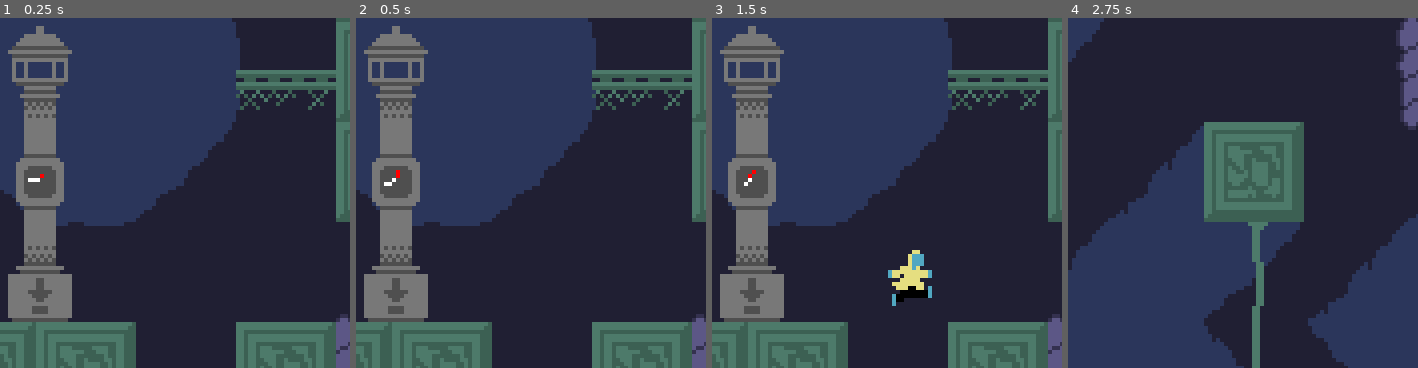
Above: before the commit, frames 1-4 (left to right).
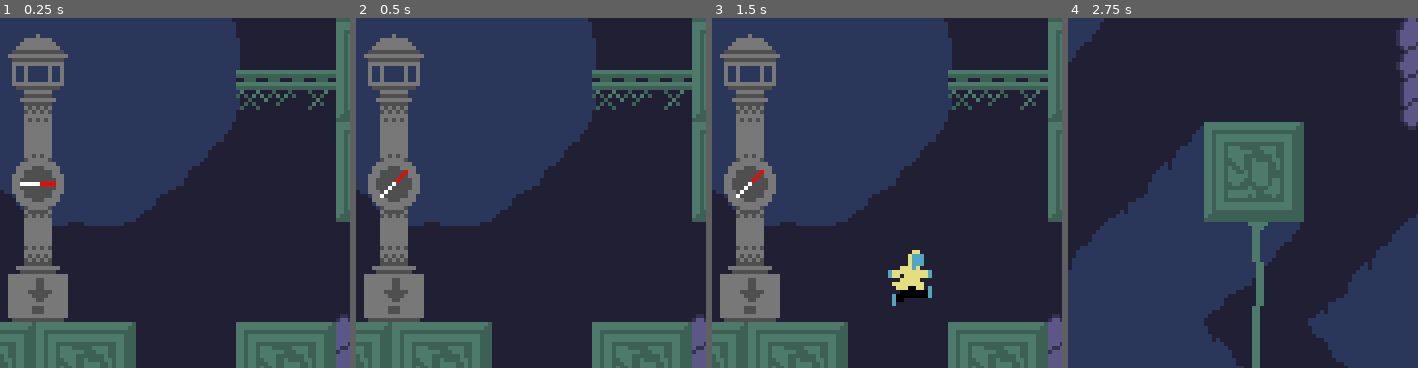
Above: after the commit, the same moments.

Repository: tabrasel/Glowkeeper
Game: Godot game, scene res://scenes/game.tscn
Same seed, same stepped clock (60 frames per second), same inputs: the game is played once before the commit and once after it.
Inputs:
- Up to frame 1 (0.25 s): no input
- Up to frame 2 (0.5 s): no input
- Up to frame 3 (1.5 s): hold Right (ui_right) 0.53-1.28 s; tap Z (jump) at 0.77 s; hold Down (ui_down) from 1.28 s (still down)
- Up to frame 4 (2.75 s): tap Z (jump) at 1.52 s; release Down (ui_down) at 2.03 s; hold Right (ui_right) from 2.03 s (still down)
The pictures show only the part of the screen within x 38-88%, y 42-92%; the shares and areas given below are measured in that part.

The runs differ from the first frame. In frame 1, 4.0% of the frame differs, in the area x 2-21%, y 2-87%; in frame 2, 4.0%; in frame 3, 4.0%; in frame 4, nothing differs.

Commit message:
Fix lantern compass off-by-1-pixel issue

Diff:
--- a/scenes/lantern.tscn
+++ b/scenes/lantern.tscn
@@ -7,6 +7,7 @@
 [ext_resource type="Texture2D" uid="uid://b3xl5gbgc7rsu" path="res://assets/spritesheets/sprite_glow2.png" id="6_gw0xw"]
 [ext_resource type="FontFile" uid="uid://cifu5lgij0env" path="res://assets/fonts/font_Simple.ttf" id="6_xkoe1"]
 [ext_resource type="Script" path="res://scripts/compass.gd" id="6_yop7w"]
+[ext_resource type="Texture2D" uid="uid://dedpr3e4dvy0s" path="res://assets/spritesheets/sprite_compass_mask.png" id="7_kvmq6"]
 [ext_resource type="AudioStream" uid="uid://bid3o8iamdjt6" path="res://assets/sfx/sfx_firefly_deposited.wav" id="7_x6t73"]
 
 [sub_resource type="AtlasTexture" id="AtlasTexture_3yhgl"]
@@ -104,23 +105,12 @@
 scale = Vector2(1e-05, 1e-05)
 texture = ExtResource("6_gw0xw")
 
-[node name="Sprite2D" type="Sprite2D" parent="."]
+[node name="LanternSprite" type="Sprite2D" parent="."]
 position = Vector2(0, -37)
 texture = ExtResource("1_btv82")
 
-[node name="DepositSign" type="AnimatedSprite2D" parent="."]
-position = Vector2(0, -12)
-sprite_frames = SubResource("SpriteFrames_u4sbh")
-animation = &"idle"
-
-[node name="DepositArea" type="Area2D" parent="."]
-
-[node name="CollisionShape2D" type="CollisionShape2D" parent="DepositArea"]
-position = Vector2(0, -15)
-shape = SubResource("RectangleShape2D_3m7kd")
-
 [node name="Compass" type="Node2D" parent="." node_paths=PackedStringArray("spin_timer")]
-position = Vector2(0, -36)
+position = Vector2(0, -35)
 script = ExtResource("6_yop7w")
 spring_strength = 0.2
 spring_damping = 0.04
@@ -130,6 +120,21 @@
 [node name="SpinTimer" type="Timer" parent="Compass"]
 wait_time = 0.25
 one_shot = true
+
+[node name="DepositSign" type="AnimatedSprite2D" parent="."]
+position = Vector2(0, -12)
+sprite_frames = SubResource("SpriteFrames_u4sbh")
+animation = &"idle"
+
+[node name="Sprite2D" type="Sprite2D" parent="."]
+position = Vector2(0, -35)
+texture = ExtResource("7_kvmq6")
+
+[node name="DepositArea" type="Area2D" parent="."]
+
+[node name="CollisionShape2D" type="CollisionShape2D" parent="DepositArea"]
+position = Vector2(0, -15)
+shape = SubResource("RectangleShape2D_3m7kd")
 
 [node name="TopMarker" type="Marker2D" parent="."]
 position = Vector2(0, -64)
--- a/scripts/compass.gd
+++ b/scripts/compass.gd
@@ -53,13 +53,14 @@
 	queue_redraw()
 
 func _draw():
-	var center: Vector2 = Vector2.ZERO
-	var north: Vector2 = Vector2(cos(_angle) * 3, sin(_angle) * 3)
-	var south: Vector2 = Vector2(-north.x, -north.y)
+	var center: Vector2i = Vector2.ZERO
+	var north: Vector2i = Vector2i(int(cos(_angle) * 7), int(sin(_angle) * 7))
+	var south: Vector2 = Vector2i(int(-north.x), int(-north.y))
 
 	var north_color = Color(1, 0, 0) if _state == CompassState.POINTING else Color(1, 1, 1)
-	draw_line(center, north, north_color)
-	draw_line(center, south, Color(1, 1, 1))
+
+	_draw_segment(north, north_color)
+	_draw_segment(south, Color.WHITE)
 
 func _on_fireflies_deposited():
 	_angle_velocity = 0.3 * _next_spin_dir
@@ -69,3 +70,55 @@
 
 func _on_spin_timer_timeout():
 	choose_target()
+
+
+func _draw_segment(target: Vector2i, line_color: Color):
+	if target.x == 0 || target.y == 0:
+		# draw a single straight line
+		draw_line(Vector2.ZERO, target, line_color)
+	elif abs(target.x) > abs(target.y):
+		_draw_horizontal_segments(target, line_color)
+	else:
+		_draw_vertical_segments(target, line_color)
+
+
+func _draw_horizontal_segments(target: Vector2, line_color: Color):
+	# should be negative ONLY if target.x is negative
+	var width = abs(target.x / target.y) * sign(target.x)
+
+	var float_x := 0.0
+
+	var sign_y = sign(target.y)
+	for int_y in abs(target.y):
+		# make y negative if required
+		var y: int = int_y * sign_y
+		# only convert to int when drawing
+		var ax := int(float_x)
+		var bx := int(float_x + width)
+
+		var a := Vector2(ax, y)
+		var b := Vector2(bx, y)
+		draw_line(a, b, line_color)
+
+		float_x += width
+
+
+func _draw_vertical_segments(target: Vector2, line_color: Color):
+	# should be negative ONLY if target.y is negative
+	var height = abs(target.y / target.x) * sign(target.y)
+
+	var float_y := 0.0
+
+	var sign_x = sign(target.x)
+	for int_x in abs(target.x):
+		# make x negative if required
+		var x: int = int_x * sign_x
+		# only convert to int when drawing
+		var ay := int(float_y)
+		var by := int(float_y + height)
+
+		var a := Vector2(x, ay)
+		var b := Vector2(x, by)
+		draw_line(a, b, line_color)
+
+		float_y += height
Binary file added: assets/spritesheets/sprite_compass_mask.png
Not shown, added: assets/spritesheets/sprite_compass_mask.png.import
Binary file changed: assets/tilesets/lantern.png
Not shown: 2 places in scenes/lantern.tscn that only renumber resources
